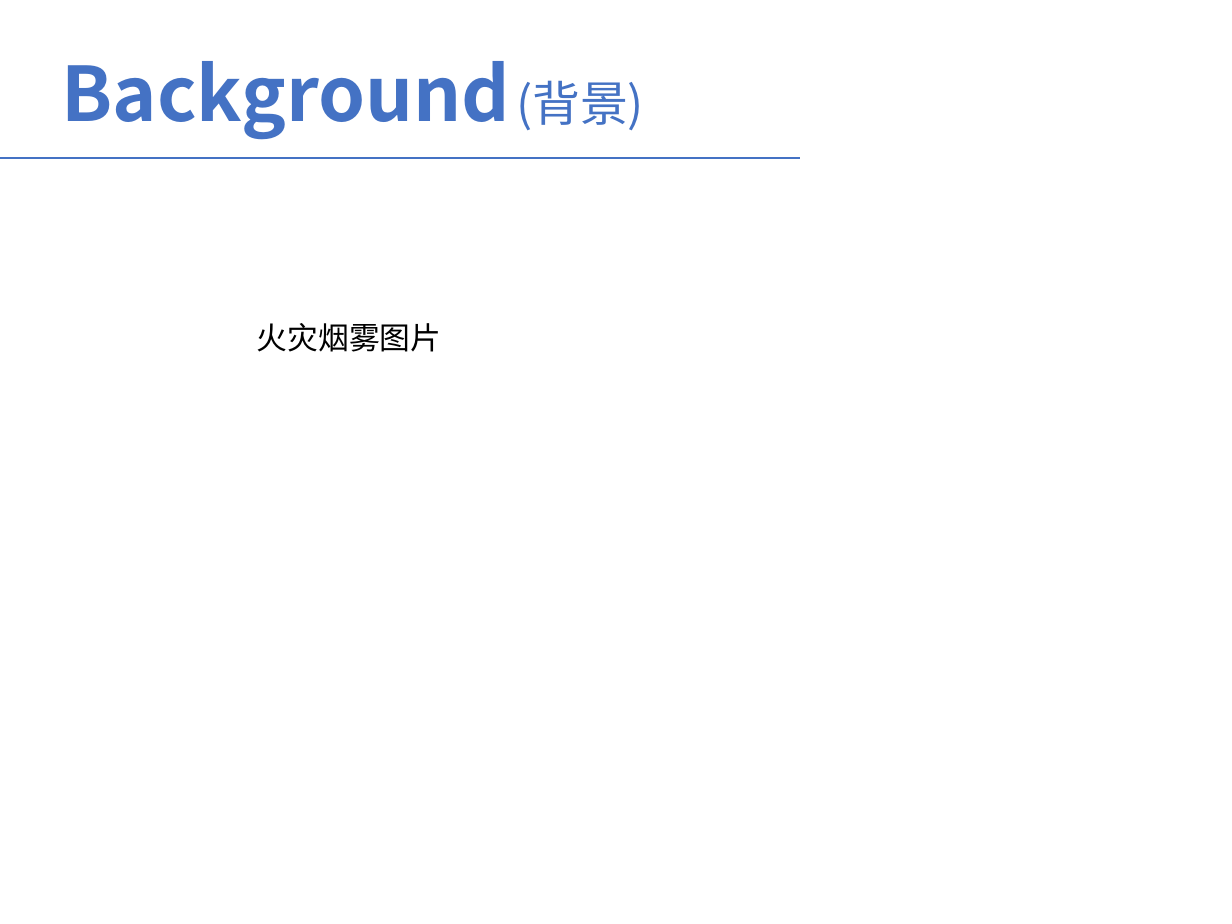
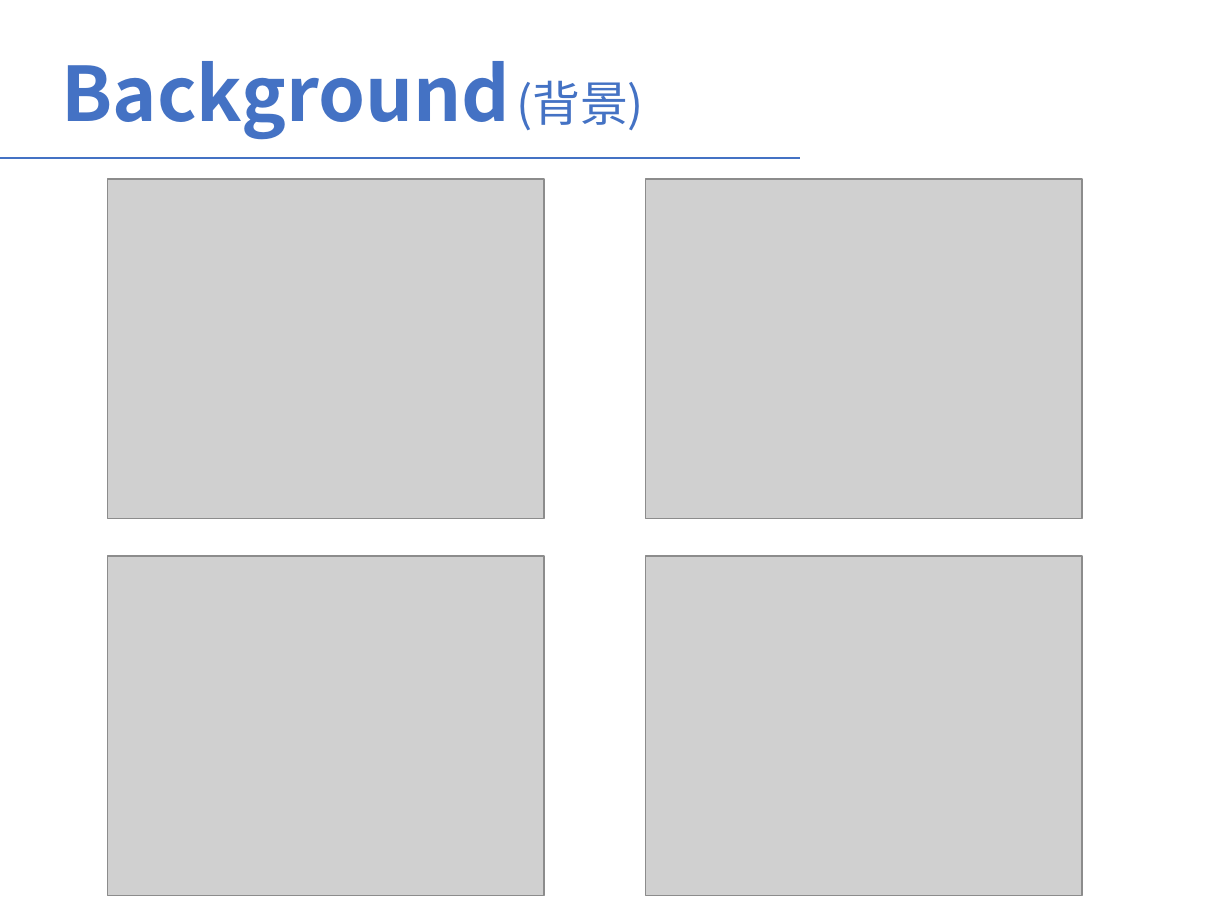
Before and after one commit to LauraCaiMin/JavaCode, a slide deck: slide 6 of 基于视频分析的森林烟火识别算法研究-蔡敏.pptx. Drawn at 1232x924 pixels with LibreOffice and Linux fonts; fonts in the diff are those of the drawing; grey boxes stand for pictures. Boxes give left, top, right and bottom in pixels: in the first picture for what was removed or moved away, otherwise in the second. Text is boxed around its words. In the diff, an @@ line names an element or a change of style, - is before the commit and + after.

```diff
--- a/基于视频分析的森林烟火识别算法研究-蔡敏.pptx
+++ b/基于视频分析的森林烟火识别算法研究-蔡敏.pptx
@@ picture added at (x1=107, y1=179, x2=543, y2=519) @@
@@ picture added at (x1=646, y1=179, x2=1082, y2=519) @@
@@ text removed at (x1=257, y1=323, x2=442, y2=352) @@
-火灾烟雾图片
@@ picture added at (x1=107, y1=556, x2=543, y2=896) @@
@@ picture added at (x1=646, y1=556, x2=1082, y2=896) @@
```
Also in this commit, not shown: 1 other slide changed, 12 slides added, 3 slides removed.
